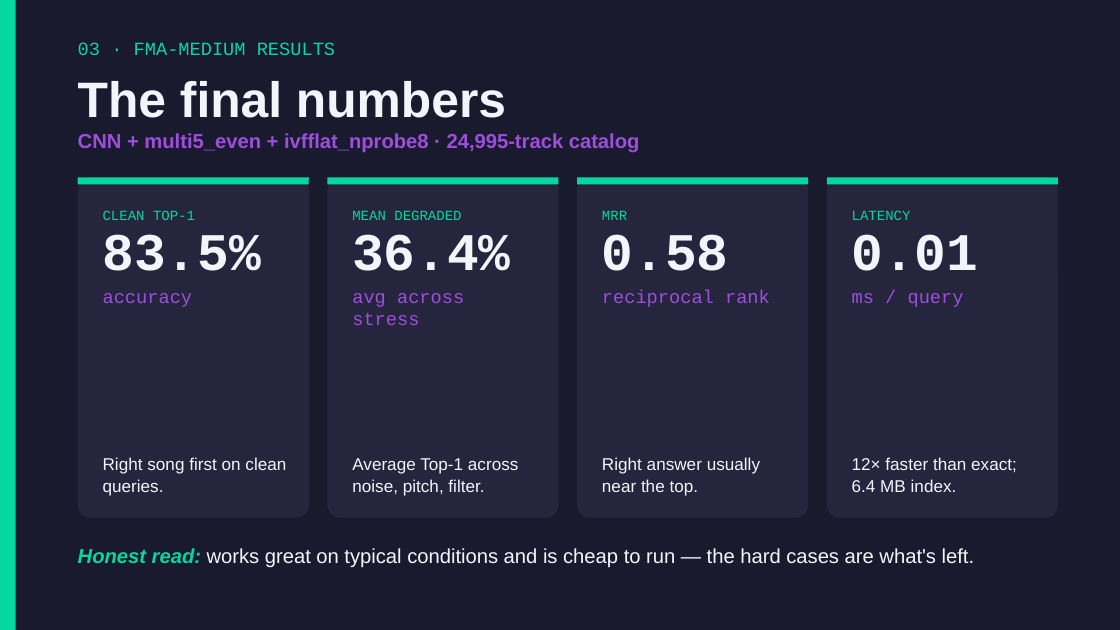
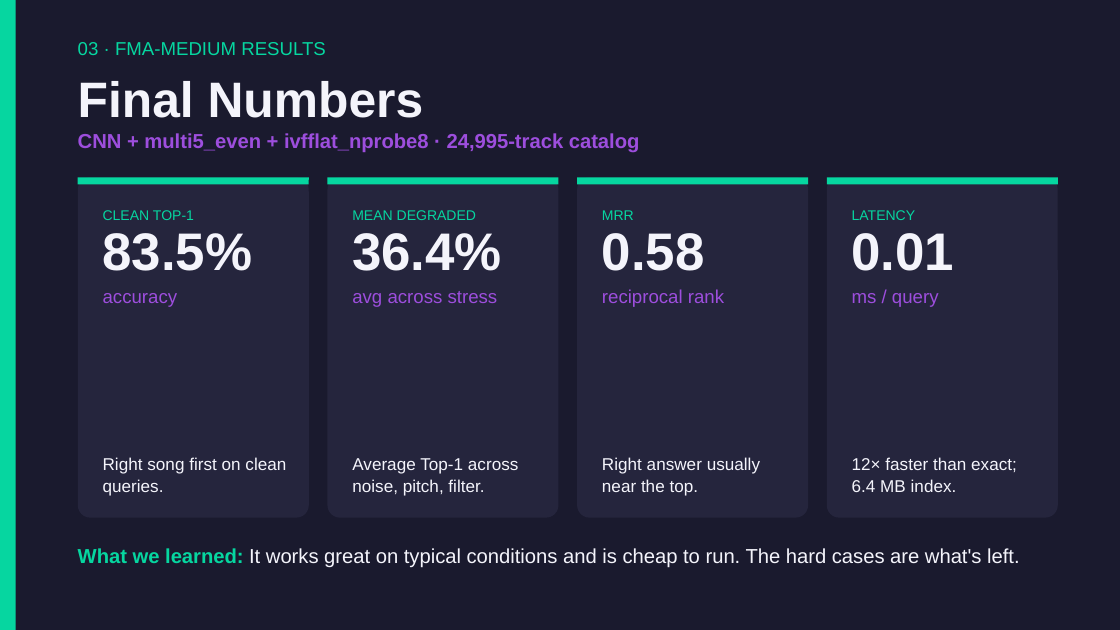
Before and after one commit to Ari-S-123/transformer-fingerprinting, a slide deck: slide 14 of Transformer-Fingerprinting-Presentation.pptx. Drawn at 1120x630 pixels with LibreOffice and Linux fonts; fonts in the diff are those of the drawing. Boxes give left, top, right and bottom in pixels: in the first picture for what was removed or moved away, otherwise in the second. Text is boxed around its words. In the diff, an @@ line names an element or a change of style, - is before the commit and + after.

Commit message:
Cleaned up presentation

```diff
--- a/Transformer-Fingerprinting-Presentation.pptx
+++ b/Transformer-Fingerprinting-Presentation.pptx
@@ text at <box>78,81,424,118</box>: text changed @@
-The final numbers
+Final Numbers
@@ font Courier New to Arial in 13 elements at <box>78,42,326,55</box>, <box>103,210,194,220</box>, <box>103,233,253,271</box>, <box>103,293,178,307</box>, <box>352,210,476,220</box>, <box>352,233,502,271</box>, <box>352,291,498,307</box>, <box>602,210,634,220</box>, <box>602,233,705,271</box>, <box>602,289,724,307</box>, <box>852,210,916,220</box>, <box>852,233,955,271</box>, <box>852,293,939,307</box> @@
@@ text at <box>78,548,1020,568</box>: text changed @@
-Honest read: works great on typical conditions and is cheap to run — the hard cases are what's left.
+What we learned: It works great on typical conditions and is cheap to run. The hard cases are what's left.
```
Also in this commit, not shown: 17 other slides changed.
